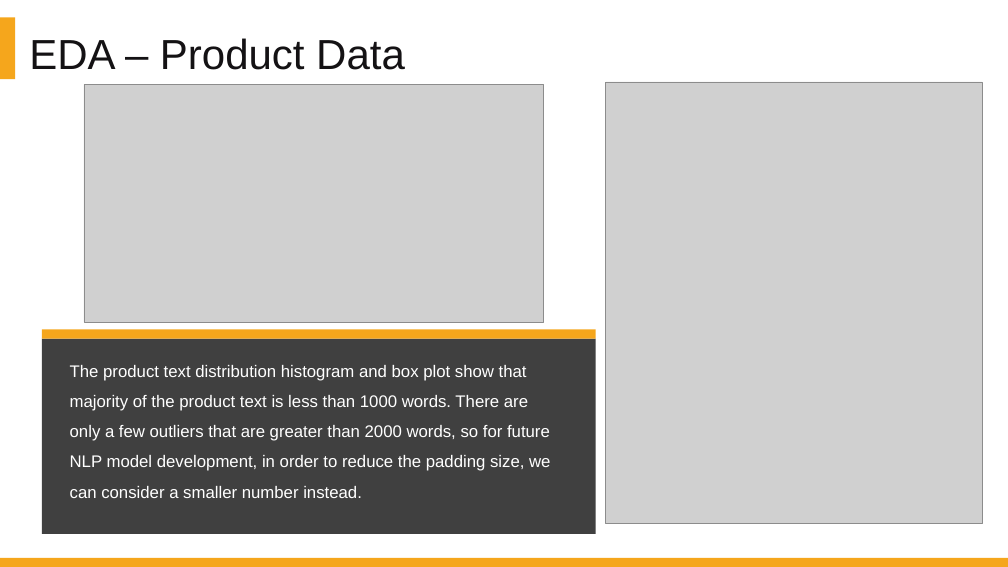
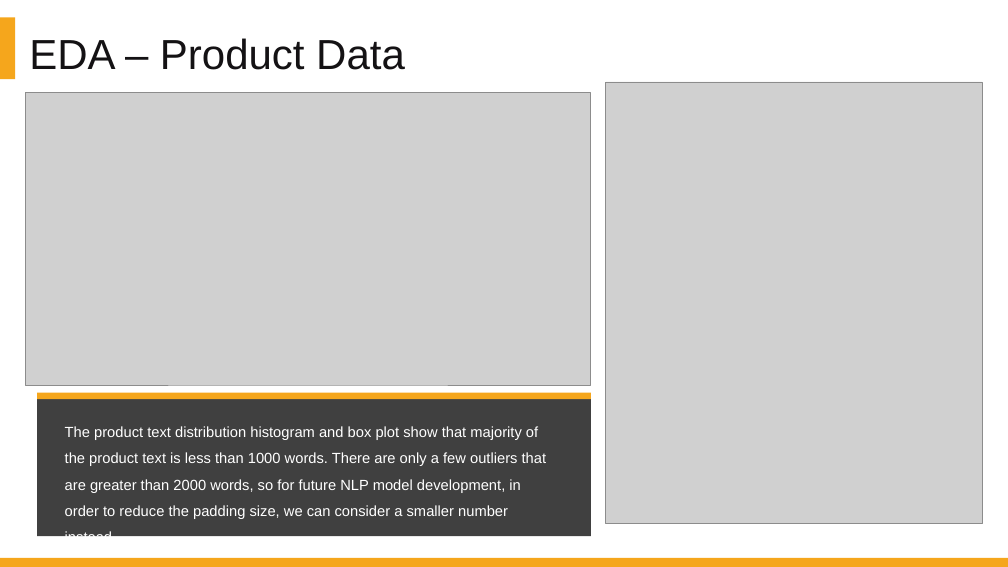
Before and after one commit to DATA-606-SPRING-2022/Jin_DATA606, a slide deck: slide 22 of presentation/Project_Presentation_EDA_v1.1.pptx (slide 21 before the commit). Drawn at 1008x567 pixels with LibreOffice and Linux fonts; fonts in the diff are those of the drawing; grey boxes stand for pictures. Boxes give left, top, right and bottom in pixels: in the first picture for what was removed or moved away, otherwise in the second. Text is boxed around its words. In the diff, an @@ line names an element or a change of style, - is before the commit and + after.

```diff
--- a/presentation/Project_Presentation_EDA_v1.1.pptx
+++ b/presentation/Project_Presentation_EDA_v1.1.pptx
@@ text "EDA – Product Data" rewrapped from (22, 23, 805, 82) to (29, 38, 405, 70) @@
@@ picture: place and size @@
-picture at (84, 85, 544, 322)
+picture at (25, 93, 591, 386)
@@ rectangle: place and size @@
-rectangle at (42, 339, 597, 534)
+rectangle at (37, 399, 591, 536)
@@ rectangle: place and size @@
-rectangle at (42, 330, 597, 339)
+rectangle at (37, 392, 591, 399)
@@ text "The product text distribution histogram ...": place and size @@
-text "The product text distribution histogram ..." at (70, 365, 550, 498)
+text "The product text distribution histogram ..." at (65, 426, 547, 519)
@@ text "The product text distribution histogram ..." at (65, 426, 547, 519): size 16 to 14 pt @@
```
Also in this commit, not shown: 9 other slides changed, 1 slide added.
